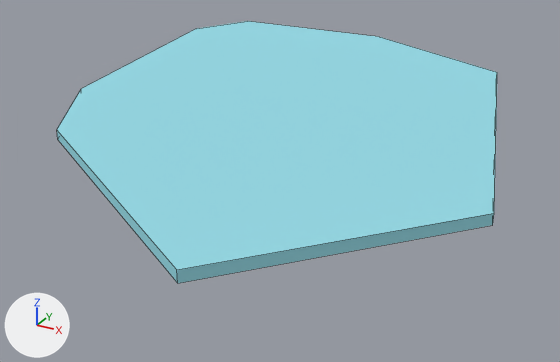
What one commit did to the Blender file blender/floe/objects/iceberg/iceberg.blend.
The view is the same before and after, from a camera (50 mm lens) standing at (8.45, -16.2, 7.68) and looking at (-0.03, -0.79, -0.03). Every picture has the same lights, and +X, +Y and +Z are marked at lower left. Mesh edges are drawn as thin lines.
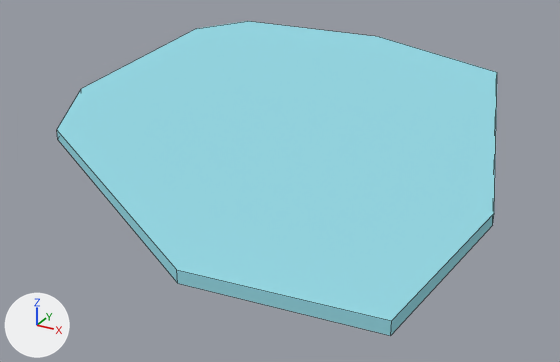
Commit message: - piña colada glass added to the table - iceberg point fixed - chair rotated

What differs and where, as boxes [x1, y1, x2, y2] in the pictures (560 x 362 px):
'Plane', reshaped (20% taller): before [57, 21, 497, 283]; after [57, 21, 497, 336]

What the commit changed:
me_plane has 16 vertices, 10 faces and spans x -1.07..0.93, y -1.26..1.18, z 0.01..0.05.
me_plane is used by ob_plane; location (-0.07, 0.04, 1.44); scale (6.4, 6.4, 6.4).
Verts and faces of me_plane; kept vertices keep their numbers, new ones are numbered from 16.
Before the commit, vertices of me_plane: 0 (0.35, -1.26, 0.01) at pixel (177, 283), 1 (-0.59, -0.67, 0.01) at pixel (57, 139), 2 (0.93, -0.6, 0.01) at pixel (492, 225), 3 (-1.07, 0.89, 0.01), 4 (-0.85, -0.26, 0.01).
Before the commit, vertices of me_plane: 5 (-0.13, 1.18, 0.01), 6 (-0.92, 1.18, 0.01), 7 (0.57, 0.81, 0.01) at pixel (496, 80), 8 (0.35, -1.26, 0.05) at pixel (176, 269), 9 (-0.59, -0.67, 0.05) at pixel (56, 129).
Before the commit, vertices of me_plane: 10 (0.93, -0.6, 0.05) at pixel (494, 213), 11 (-1.07, 0.89, 0.05) at pixel (196, 28), 12 (-0.85, -0.26, 0.05) at pixel (81, 88), 13 (-0.13, 1.18, 0.05) at pixel (379, 36), 14 (-0.92, 1.18, 0.05) at pixel (247, 21).
Before the commit, vertices of me_plane: 15 (0.57, 0.81, 0.05) at pixel (497, 72).
Part 1, on me_plane:
Faces deleted: (0, 1, 4, 3, 6, 5, 7, 2), (8, 10, 15, 13, 14, 11, 12, 9), (0, 2, 10, 8).
New vertex 16 is at (0.87, -1.22, 0.02), pixel (390, 335).
New vertex 17 is at (0.87, -1.22, 0.05), pixel (391, 320).
New faces: (0, 1, 4, 3, 6, 5, 7, 2, 16), (8, 17, 10, 15, 13, 14, 11, 12, 9), (2, 10, 17, 16), (0, 16, 17, 8).
